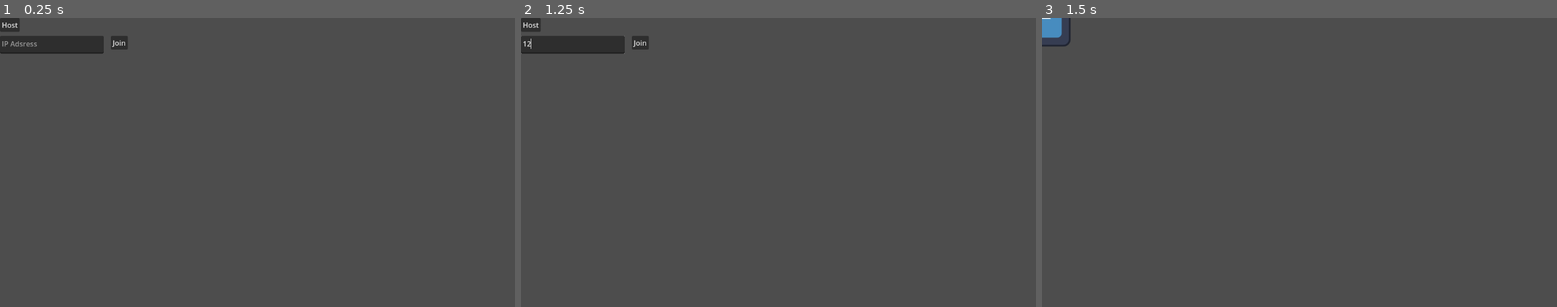
Above: before the commit, frames 1-3 (left to right).
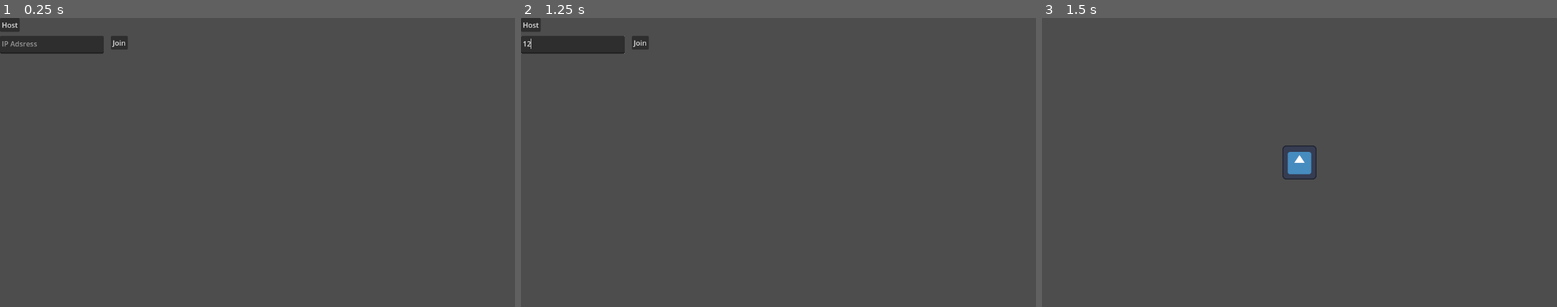
Above: after the commit, the same moments.

Repository: M41T4P-GAMES/Overworked
Game: Godot game, scene res://Scenes/menu.tscn
The game is run twice, just before and just after one commit, with the same random seed, the same clock (stepped at 60 frames per second) and the same inputs. The engine's default icon, where the game draws it, is replaced by a stand-in: a white triangle on a blue panel in a dark square.
Inputs (mouse positions are in pixels of both pictures, inside the frame that each line leads up to):
- Up to frame 1 (0.25 s): no input
- Up to frame 2 (1.25 s): click (572, 44) at 0.52 s; type "12" at 0.6 s
- Up to frame 3 (1.5 s): click "Host" at 1.25 s

Frames 1-2 are identical in both runs. In frame 3, 0.8% of the frame differs, in the area x 0-54%, y 0-56%.

Commit message:
Replaced the testing player with the actual player

Diff:
--- a/Scenes/main.tscn
+++ b/Scenes/main.tscn
@@ -6,5 +6,5 @@
 script = ExtResource("1_jjgbg")
 
 [node name="MultiplayerSpawner" type="MultiplayerSpawner" parent="."]
-_spawnable_scenes = PackedStringArray("uid://cegxtu3ghqj5t")
+_spawnable_scenes = PackedStringArray("uid://ckmv5npbdlsn7")
 spawn_path = NodePath("..")
--- a/Scenes/player.tscn
+++ b/Scenes/player.tscn
@@ -9,6 +9,11 @@
 
 [sub_resource type="RectangleShape2D" id="RectangleShape2D_cvnsp"]
 size = Vector2(214, 199)
+
+[sub_resource type="SceneReplicationConfig" id="SceneReplicationConfig_cvnsp"]
+properties/0/path = NodePath(".:position")
+properties/0/spawn = true
+properties/0/replication_mode = 1
 
 [node name="Player" type="RigidBody2D"]
 gravity_scale = 0.0
@@ -23,6 +28,7 @@
 shape = SubResource("CapsuleShape2D_vgqql")
 
 [node name="Camera2D" type="Camera2D" parent="."]
+enabled = false
 
 [node name="PickupRange" type="Area2D" parent="."]
 
@@ -33,5 +39,8 @@
 
 [node name="Box" type="Node2D" parent="."]
 
+[node name="MultiplayerSynchronizer" type="MultiplayerSynchronizer" parent="."]
+replication_config = SubResource("SceneReplicationConfig_cvnsp")
+
 [connection signal="area_entered" from="PickupRange" to="." method="_on_pickup_range_area_entered"]
 [connection signal="area_exited" from="PickupRange" to="." method="_on_pickup_range_area_exited"]
--- a/Scenes/test_player.tscn
+++ /dev/null
@@ -1,25 +0,0 @@
-[gd_scene load_steps=5 format=3 uid="uid://cegxtu3ghqj5t"]
-
-[ext_resource type="Texture2D" uid="uid://dugfiin2drgr4" path="res://icon.svg" id="1_khaq0"]
-[ext_resource type="Script" uid="uid://gsjvhayejl6n" path="res://Scripts/test_player.gd" id="1_qkid2"]
-
-[sub_resource type="RectangleShape2D" id="RectangleShape2D_khaq0"]
-size = Vector2(125, 126)
-
-[sub_resource type="SceneReplicationConfig" id="SceneReplicationConfig_qkid2"]
-properties/0/path = NodePath(".:position")
-properties/0/spawn = true
-properties/0/replication_mode = 1
-
-[node name="test_player" type="CharacterBody2D"]
-script = ExtResource("1_qkid2")
-
-[node name="Sprite2D" type="Sprite2D" parent="."]
-texture = ExtResource("1_khaq0")
-
-[node name="CollisionShape2D" type="CollisionShape2D" parent="."]
-position = Vector2(0.5, 0)
-shape = SubResource("RectangleShape2D_khaq0")
-
-[node name="MultiplayerSynchronizer" type="MultiplayerSynchronizer" parent="."]
-replication_config = SubResource("SceneReplicationConfig_qkid2")
--- a/Scripts/main.gd
+++ b/Scripts/main.gd
@@ -1,5 +1,5 @@
 extends Node2D
-var player_scene = preload("res://Scenes/test_player.tscn")
+var player_scene = preload("res://Scenes/player.tscn")
 
 func _ready() -> void:
 	multiplayer.server_disconnected.connect(_on_server_disconnected)
--- a/Scripts/player.gd
+++ b/Scripts/player.gd
@@ -5,26 +5,34 @@
 var selected_area = null
 
 
+func _ready() -> void:
+	set_multiplayer_authority(int(name))
+	if multiplayer.get_unique_id() == int(name):
+		$Camera2D.enabled = true
+
 func _input(event: InputEvent) -> void:
-	if event.is_action_pressed("interact") and selected_area != null:
-		selected_area.interact($Box)
+	if is_multiplayer_authority():
+		if event.is_action_pressed("interact") and selected_area != null:
+			selected_area.interact($Box)
 
 
 func _physics_process(_delta: float) -> void:
-	print(selected_area)
-	var input := Input.get_vector("left", "right", "up", "down")
+	if is_multiplayer_authority():
+		var input := Input.get_vector("left", "right", "up", "down")
 
-	if input != Vector2.ZERO:
-		linear_velocity.x = move_toward(linear_velocity.x, input.x * MAX_SPEED, SPEED)
-		linear_velocity.y = move_toward(linear_velocity.y, input.y * MAX_SPEED, SPEED)
-	else:
-		linear_velocity.x = move_toward(linear_velocity.x, 0, SPEED)
-		linear_velocity.y = move_toward(linear_velocity.y, 0, SPEED)
+		if input != Vector2.ZERO:
+			linear_velocity.x = move_toward(linear_velocity.x, input.x * MAX_SPEED, SPEED)
+			linear_velocity.y = move_toward(linear_velocity.y, input.y * MAX_SPEED, SPEED)
+		else:
+			linear_velocity.x = move_toward(linear_velocity.x, 0, SPEED)
+			linear_velocity.y = move_toward(linear_velocity.y, 0, SPEED)
 
 
 
 func _on_pickup_range_area_entered(area: Area2D) -> void:
-	selected_area = area
+	if is_multiplayer_authority():
+		selected_area = area
 
 func _on_pickup_range_area_exited(area: Area2D) -> void:
-	selected_area = null
+	if is_multiplayer_authority():
+		selected_area = null
Not shown: 1 places in Scenes/player.tscn that only renumber resources
